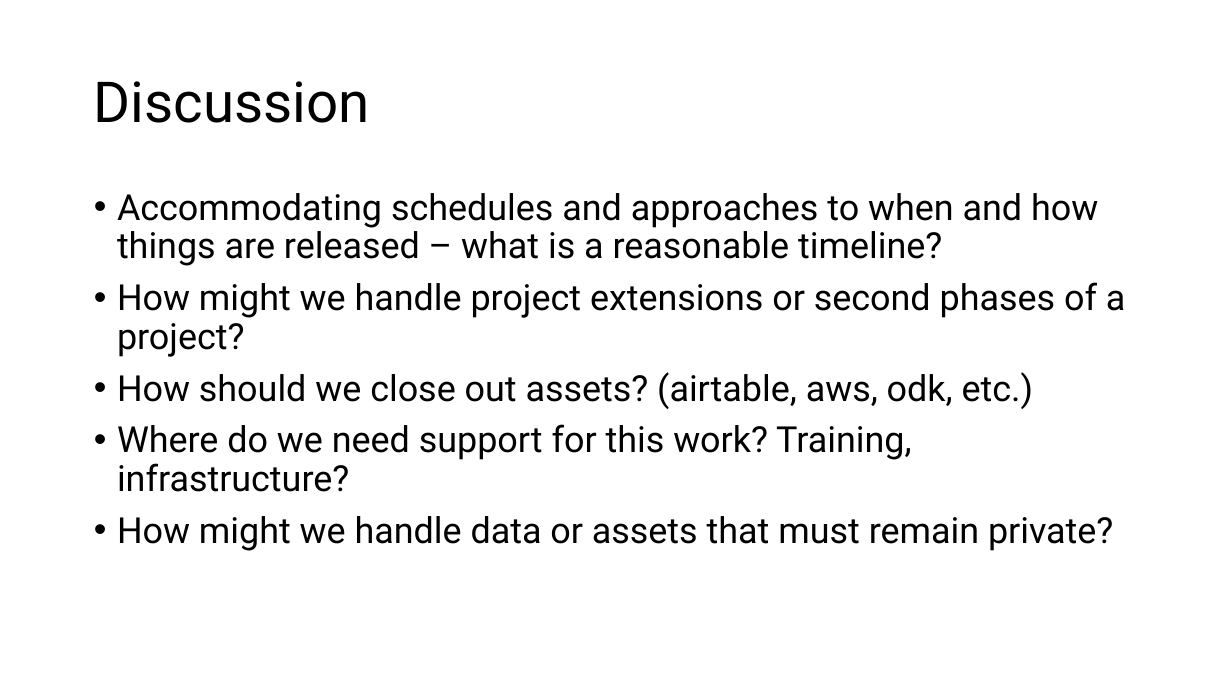
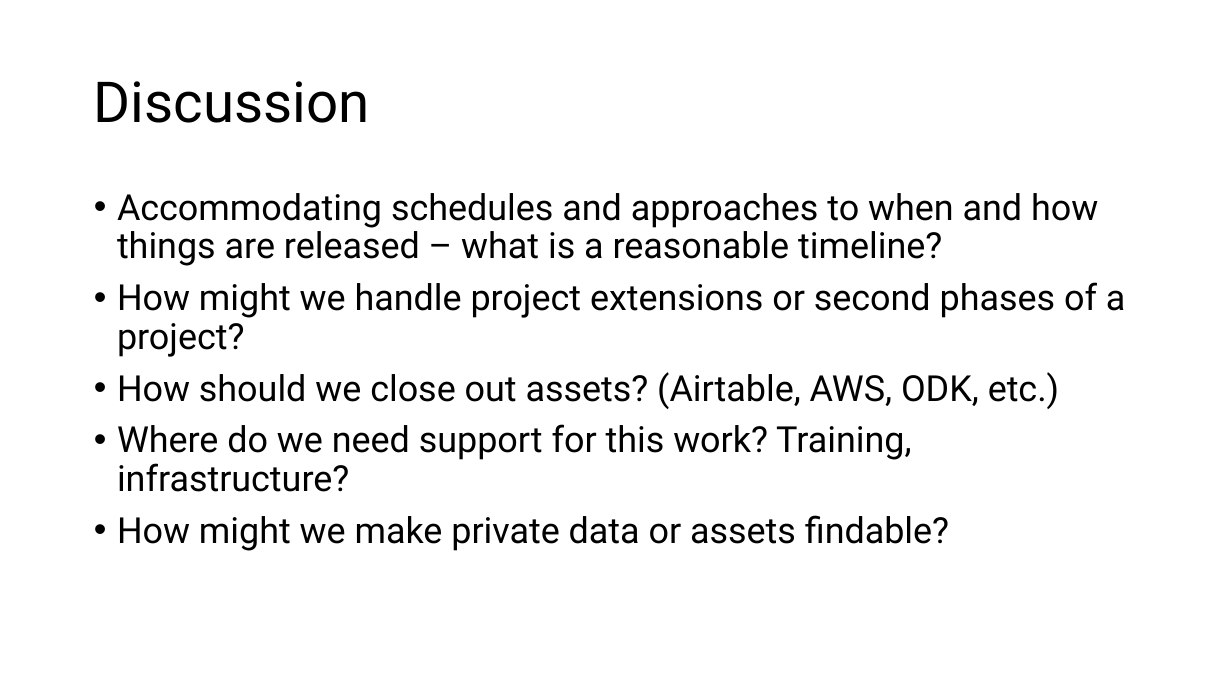
Before and after one commit to ecohealthalliance/building-blocks-of-reproducibility, a slide deck: slide 15 of talks/end_of_project.pptx. Drawn at 1232x693 pixels with LibreOffice and Linux fonts; fonts in the diff are those of the drawing; background and template pictures are left out. Boxes give left, top, right and bottom in pixels: in the first picture for what was removed or moved away, otherwise in the second. Text is boxed around its words. In the diff, an @@ line names an element or a change of style, - is before the commit and + after.

```diff
--- a/talks/end_of_project.pptx
+++ b/talks/end_of_project.pptx
@@ text at box(117, 372, 1059, 409): text changed @@
-• How should we close out assets? (airtable, aws, odk, etc.)
+• How should we close out assets? (Airtable, AWS, ODK, etc.)
@@ text at box(117, 515, 949, 551): text changed @@
-• How might we handle data or assets that must remain private?
+• How might we make private data or assets findable?
```
Also in this commit, not shown: 8 other slides changed, 2 slides added.
